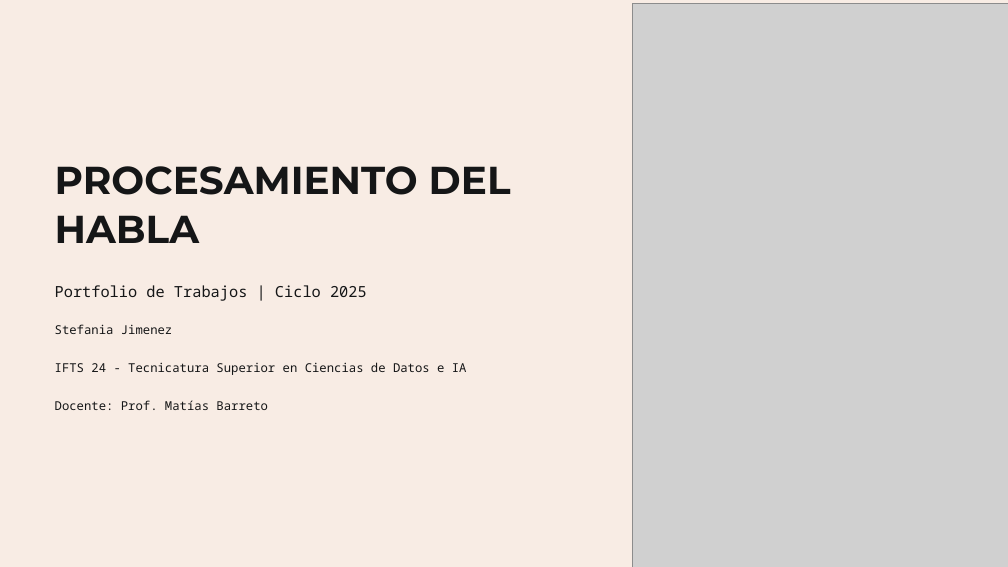
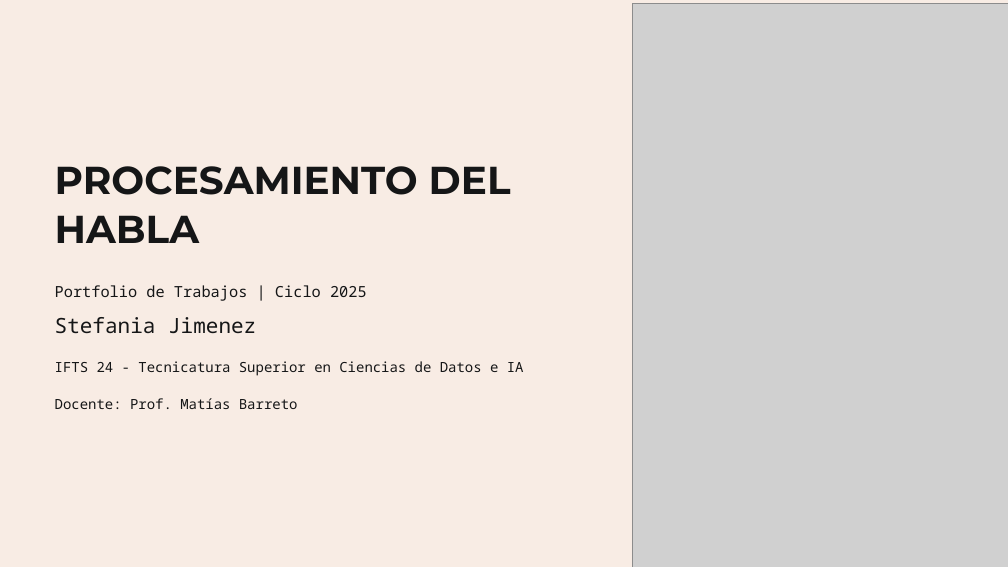
Before and after one commit to Teefijimenez15/curso-nlp-ifts24, a slide deck: slide 1 of Porfolio personal.pptx. Drawn at 1008x567 pixels with LibreOffice and Linux fonts; fonts in the diff are those of the drawing; grey boxes stand for pictures. Boxes give left, top, right and bottom in pixels: in the first picture for what was removed or moved away, otherwise in the second. Text is boxed around its words. In the diff, an @@ line names an element or a change of style, - is before the commit and + after.

```diff
--- a/Porfolio personal.pptx
+++ b/Porfolio personal.pptx
@@ text "Stefania Jimenez" at box(55, 317, 256, 334): size 14 to 24 pt @@
@@ text "IFTS 24 - Tecnicatura Superior ..." at box(55, 361, 524, 376): size 14 to 16 pt @@
@@ text "Docente: Prof. Matías Barreto" at box(55, 398, 298, 409): size 14 to 16 pt @@
```
Also in this commit, not shown: 3 other slides changed, 17 other files.
